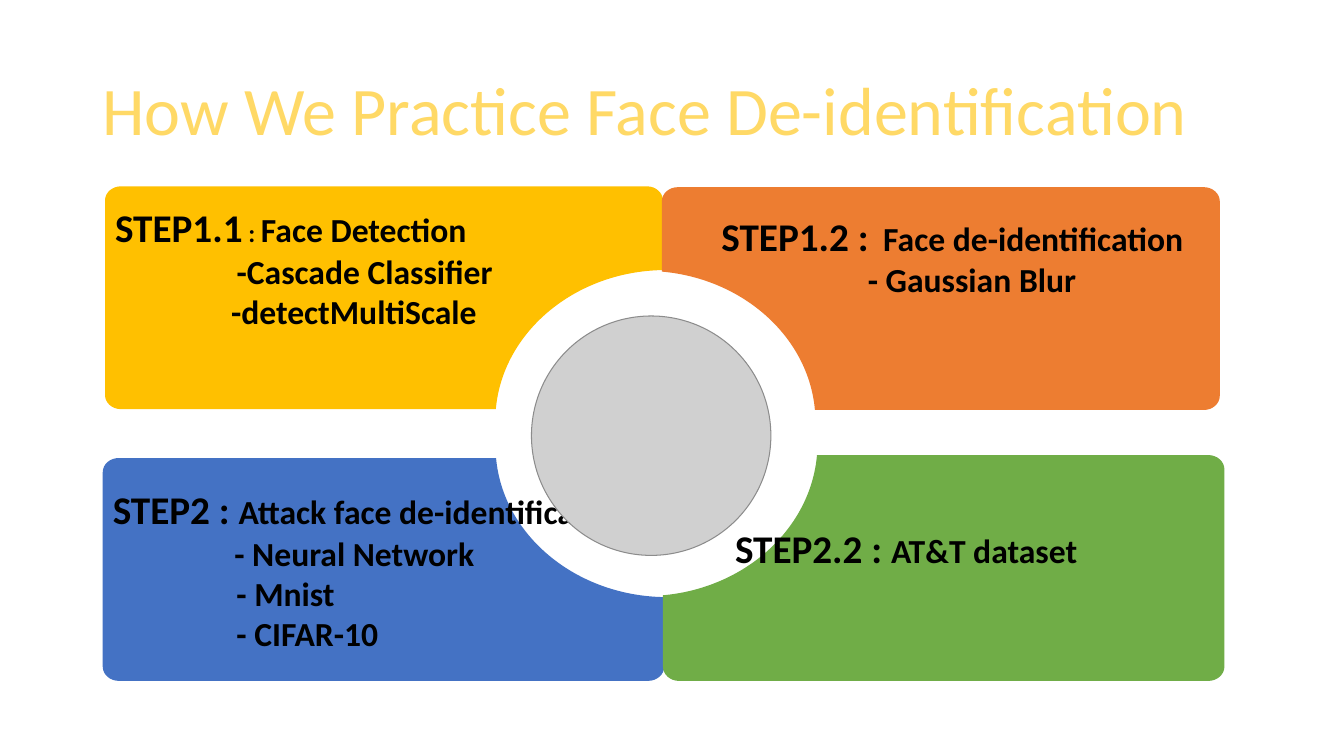
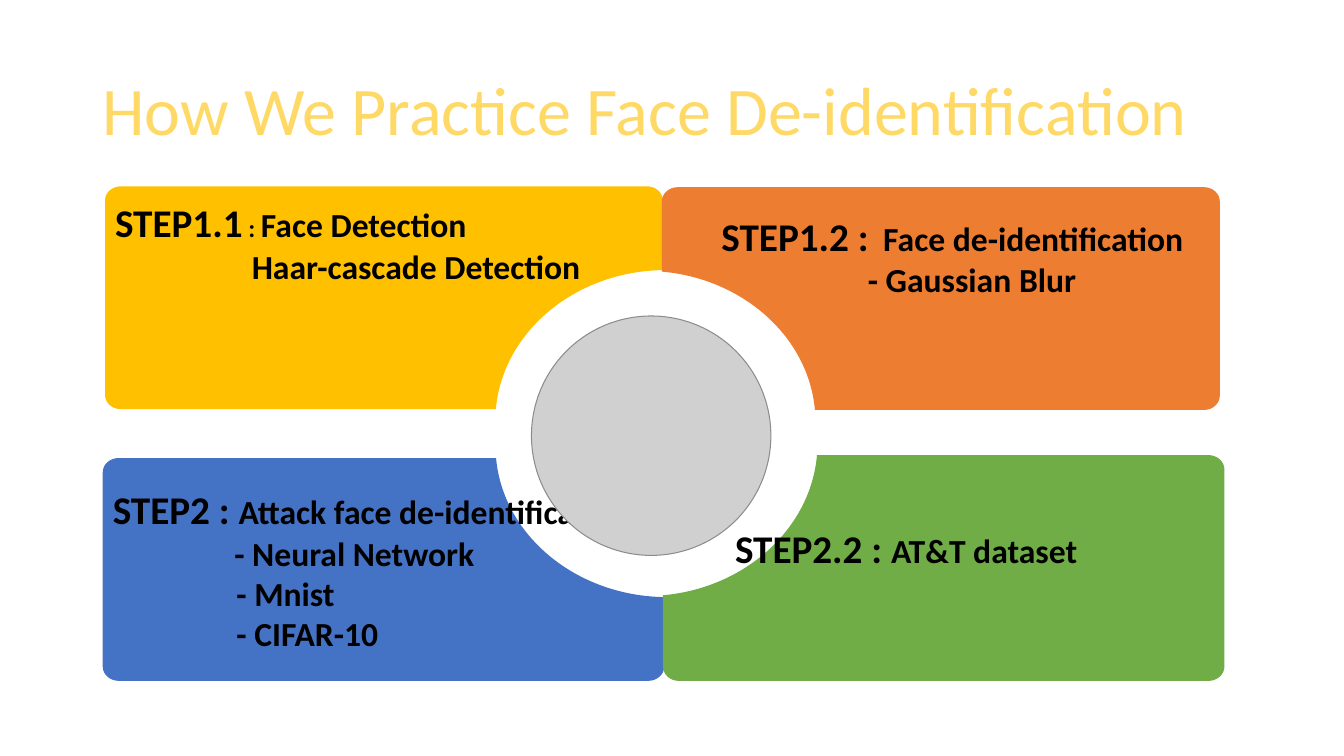
Before and after one commit to YI-0924/Face_Identificcation, a slide deck: slide 8 of MidtermPresent.pptx. Drawn at 1344x756 pixels with LibreOffice and Linux fonts; fonts in the diff are those of the drawing; grey boxes stand for pictures; background and template pictures are left out. Boxes give left, top, right and bottom in pixels: in the first picture for what was removed or moved away, otherwise in the second. Text is boxed around its words. In the diff, an @@ line names an element or a change of style, - is before the commit and + after.

```diff
--- a/MidtermPresent.pptx
+++ b/MidtermPresent.pptx
@@ text in freeform shape at [252, 255, 580, 280]: text changed @@
--Cascade Classifier
--detectMultiScale
+Haar-cascade Detection
```
Also in this commit, not shown: 13 other slides changed.
